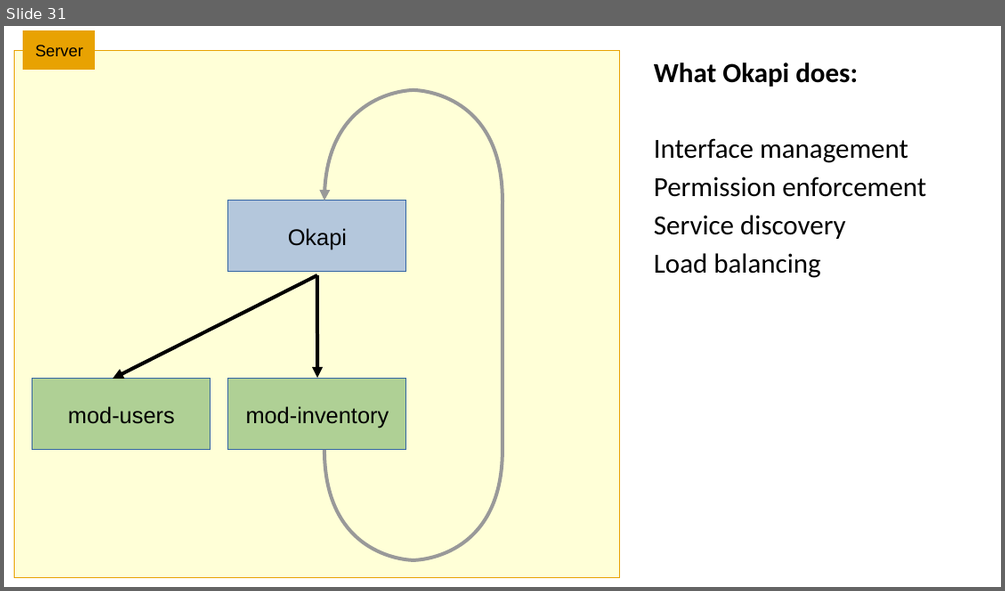
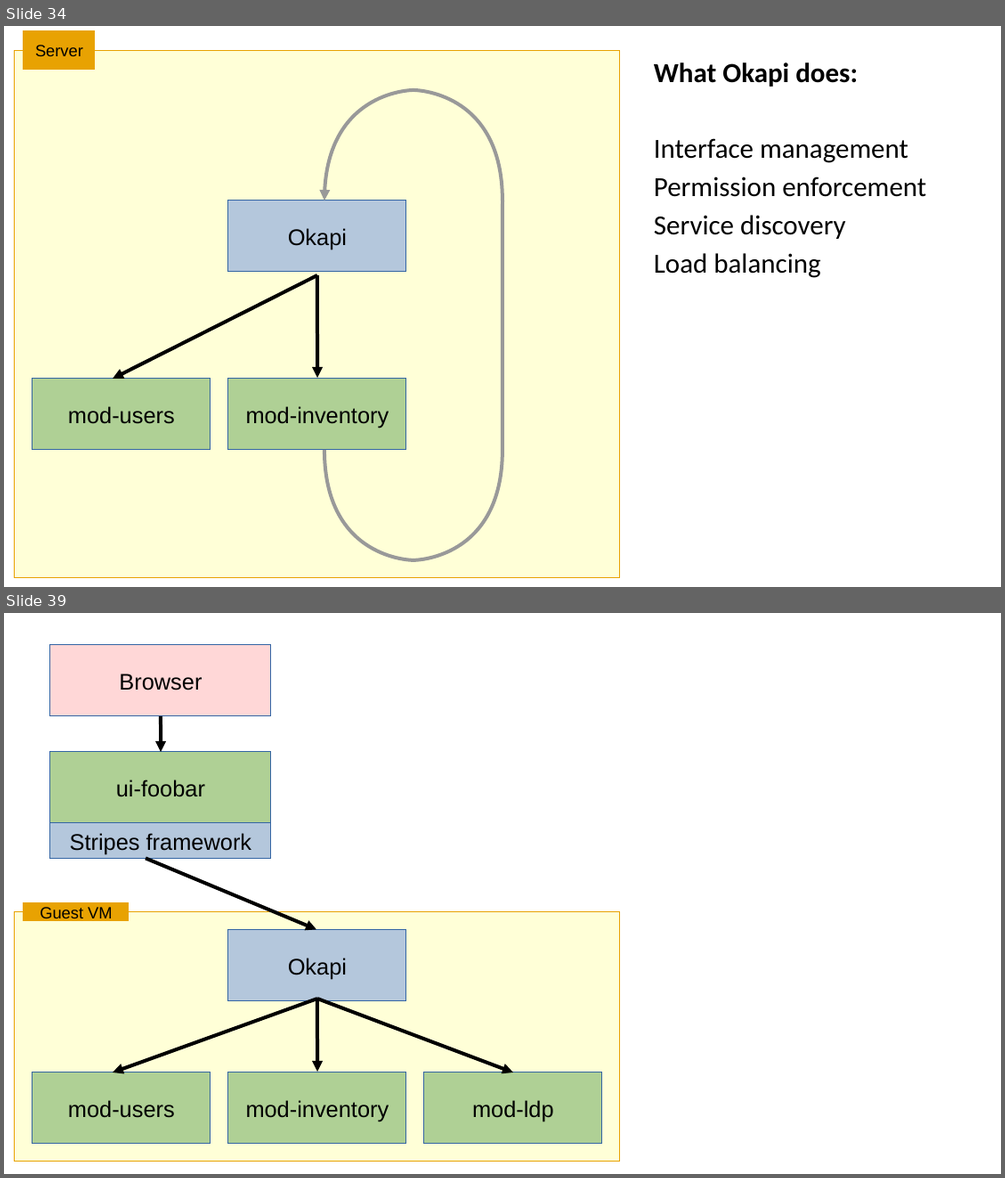
Before and after one commit to MikeTaylor/intro-to-folio-talk, a slide deck: intro-to-folio-talk.odp. Shown one above the other, each under a label of ours: slide 31 before the commit, slides 34 and 39 after it; the slides between them are not shown. The pictures are 1005x591 and 1005x1178 pixels, drawn with LibreOffice and Linux fonts; fonts in the diff are those of the drawing. Boxes give left, top, right and bottom in pixels: in the first picture for what was removed or moved away, otherwise in the second. Text is boxed around its words. In the diff, an @@ line names an element or a change of style, - is before the commit and + after.

```diff
--- a/intro-to-folio-talk.odp
+++ b/intro-to-folio-talk.odp
@@ slide 39 added at [4, 613, 1001, 1174], background #FFFFFF @@
@@ rectangle added at [50, 645, 271, 716], fill #FFD7D7, outline #3465A4 0 pt, 18 pt, text #000000 @@
+Browser
@@ arrow added from (161, 716) to (161, 753), #000000 2.83 pt @@
@@ rectangle added at [50, 753, 271, 824], fill #AFD095, outline #3465A4 0 pt, 18 pt, text #000000 @@
+ui-foobar
@@ rectangle added at [50, 823, 271, 858], fill #B4C7DC, outline #3465A4 0 pt, 18 pt, text #000000 @@
+Stripes framework
@@ arrow added from (146, 858) to (317, 930), #000000 2.83 pt @@
@@ rectangle added at [24, 903, 129, 922], fill #E8A202, outline #E8A202 0 pt, 13 pt, text #000000 @@
+Guest VM
@@ rectangle added at [15, 912, 620, 1162], fill #FFFFD7, outline #E8A202 0 pt @@
@@ rectangle added at [228, 930, 406, 1001], fill #B4C7DC, outline #3465A4 0 pt, 18 pt, text #000000 @@
+Okapi
@@ arrow added from (317, 998) to (113, 1072), #000000 2.83 pt @@
@@ arrow added from (317, 999) to (317, 1071), #000000 2.83 pt @@
@@ arrow added from (317, 998) to (513, 1072), #000000 2.83 pt @@
@@ rectangle added at [32, 1072, 210, 1144], fill #AFD095, outline #3465A4 0 pt, 18 pt, text #000000 @@
+mod-users
@@ rectangle added at [228, 1072, 406, 1144], fill #AFD095, outline #3465A4 0 pt, 18 pt, text #000000 @@
+mod-inventory
@@ rectangle added at [425, 1072, 603, 1144], fill #AFD095, outline #3465A4 0 pt, 18 pt, text #000000 @@
+mod-ldp
@@ what was slide 31 is now slide 34 @@
```
Also in this commit, not shown: 14 other slides added.
